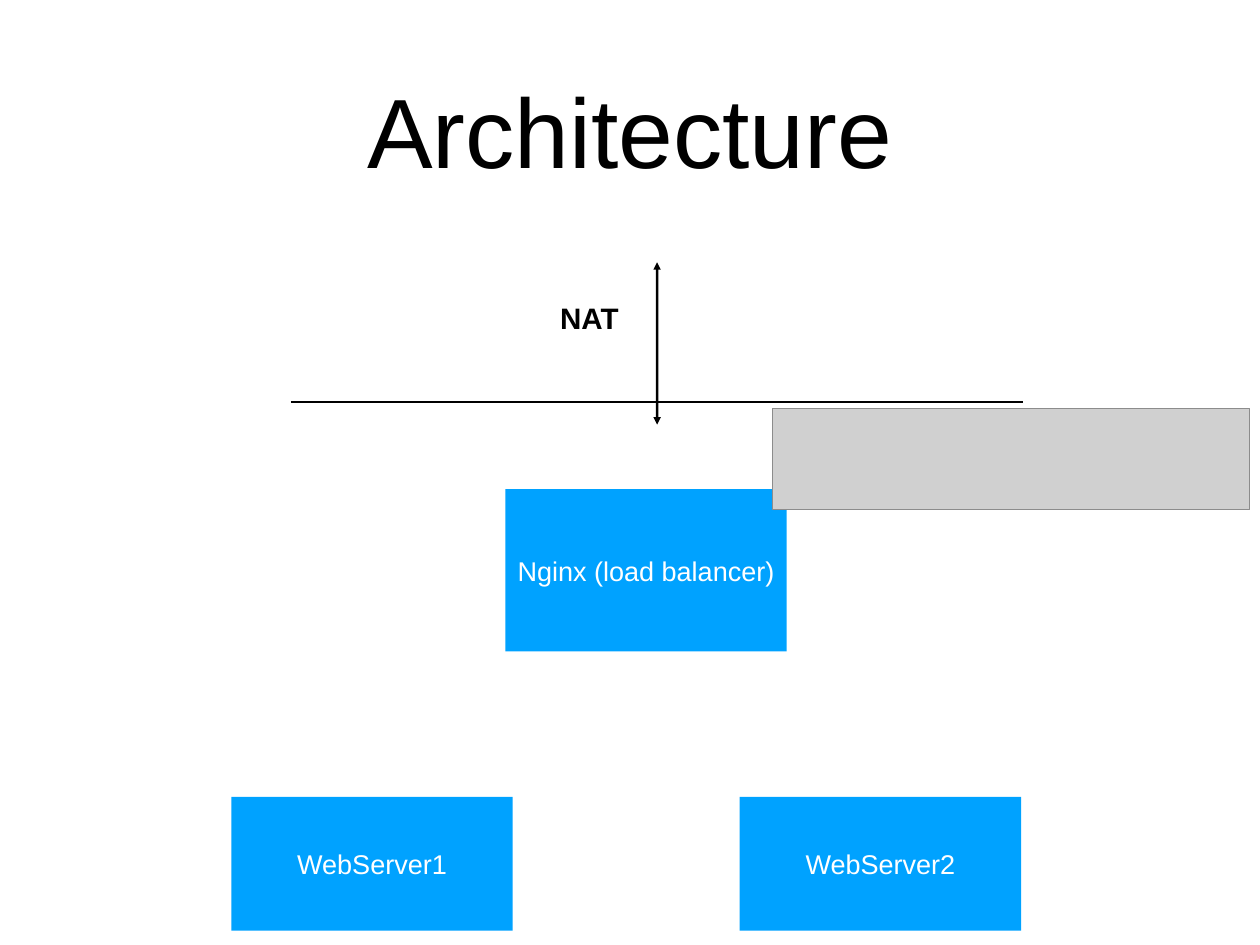
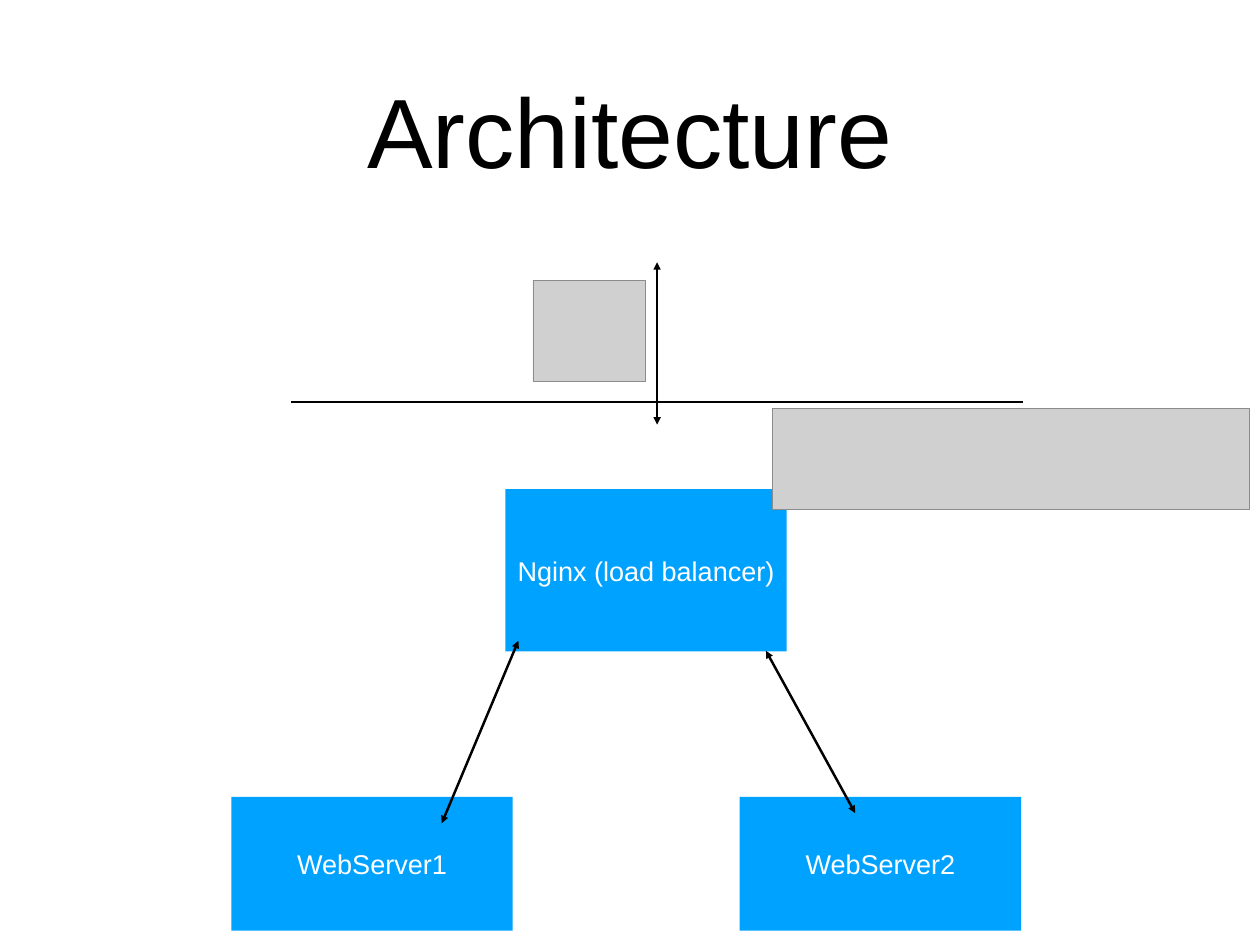
Before and after one commit to ASTApplicationWorkGroup/dockertutorial_part1, a slide deck: slide 22 of docker.pptx. Drawn at 1260x945 pixels with LibreOffice and Linux fonts; fonts in the diff are those of the drawing; grey boxes stand for pictures. Boxes give left, top, right and bottom in pixels: in the first picture for what was removed or moved away, otherwise in the second. Text is boxed around its words. In the diff, an @@ line names an element or a change of style, - is before the commit and + after.

```diff
--- a/docker.pptx
+++ b/docker.pptx
@@ picture added at [533, 280, 646, 381] @@
@@ text removed at [560, 308, 618, 329] @@
-NAT
@@ rectangle added at [505, 489, 787, 651], fill #00A2FF @@
@@ fill #00A2FF to none in 3 elements at [806, 854, 956, 875], [297, 854, 447, 875], [518, 561, 775, 586] @@
@@ text "Nginx (load balancer)": place and size @@
-text "Nginx (load balancer)" at [505, 489, 787, 651]
+text "Nginx (load balancer)" at [518, 561, 775, 586]
@@ double arrow added from (442, 823) to (518, 641), #000000 2 pt @@
@@ double arrow added from (855, 813) to (766, 651), #000000 2 pt @@
@@ rectangle added at [231, 797, 513, 930], fill #00A2FF @@
@@ rectangle added at [740, 797, 1022, 930], fill #00A2FF @@
@@ text "WebServer1": place and size @@
-text "WebServer1" at [231, 797, 513, 930]
+text "WebServer1" at [297, 854, 447, 875]
@@ text "WebServer2": place and size @@
-text "WebServer2" at [740, 797, 1022, 930]
+text "WebServer2" at [806, 854, 956, 875]
```
Also in this commit, not shown: 10 other slides changed, 7 slides added.
